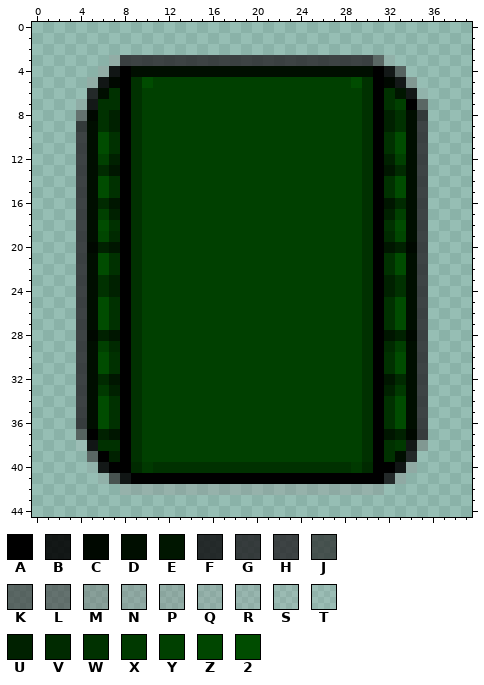
One commit to this pixel-art sprite: images/base.png. The picture above is the old version.
The file is 40x45 pixels. Pixels under 10% opacity are left out. Colours within 5 levels of each other are drawn and written as one.
Palette (. is transparent): A #000000  B #000000df  C #000800  D #000e00  E #001600  F #0e0c0ed3  G #1b181bc7  H #211d21c3  J #292929b7  K #3a393aa7  L #4442449d  M #7574756c  N #8686865a  P #8b8b8b54  Q #9695964a  R #9fa09f40  S #afafaf30  T #b8b8b828  U #002100  V #002a00  W #003100  X #003900  Y #004000  Z #004600  2 #004c00
The same view after the edit:
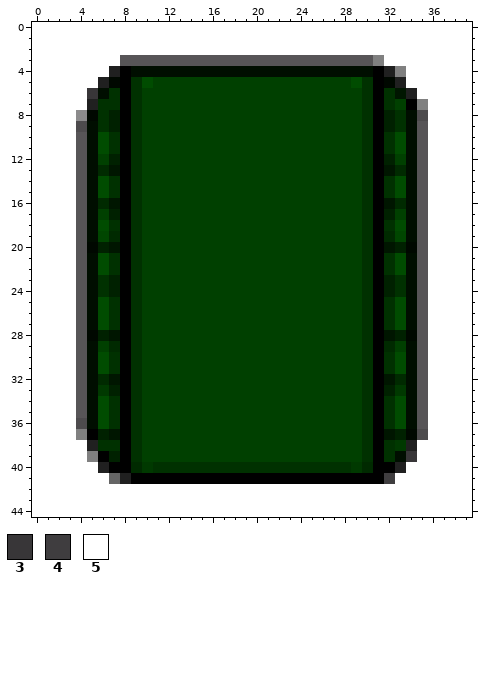
Colours new in this view: 3 #383638  4 #3f3d3f  5 #ffffff
Edits made:
colour B: #000000df -> #202020
colour G: #1b181bc7 -> #4d4b4d
colour H: #211d21c3 -> #575557
colour J: #292929b7 -> #656565
colour K: #3a393aa7 -> #808080
colour L: #4442449d -> #8c8b8c
y 0..2: x 0..39 ........................................ -> 5555555555555555555555555555555555555555
y 3: x 0..7 .......P -> 55555555; x 32..39 S....... -> 55555555
y 4: x 0..6 ......P -> 5555555; x 34..39 ...... -> 555555
y 5: x 0..5 .....P -> 555555; x 34..39 M..... -> 555555
y 6: x 0..5 .....F -> 555553; x 35..39 T.... -> 55555
y 7: x 0..4 ....R -> 55555; x 36..39 .... -> 5555
y 8..37: x 0..3 .... -> 5555; x 36..39 .... -> 5555
y 38: x 0..4 ....T -> 55555; x 35..39 M.... -> 55555
y 39: x 0..4 ..... -> 55555; x 34..39 F..... -> 355555
y 40: x 0..5 .....T -> 555555; x 34..39 N..... -> 555555
y 41: x 0..6 ......S -> 5555555; x 32..39 FN...... -> 45555555
y 42: x 0..39 ........QQQQQQQQQQQQQQQQQQQQQQQQ........ -> 5555555555555555555555555555555555555555
y 43..44: x 0..39 ........................................ -> 5555555555555555555555555555555555555555
